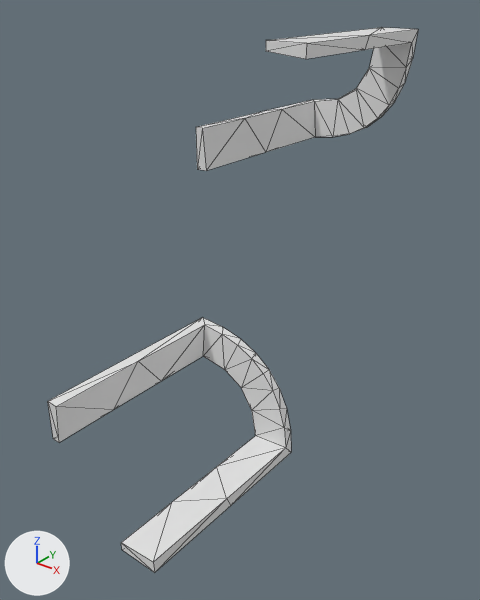
Two versions of the OBJ model data/bmc/SET_4W2C/t_235.obj, one commit apart.
Before and after are seen from a 50 mm camera at (0.57, -1.172, 0.616) aimed at (-0.304, -0.08, -0.061). Arrows for +X, +Y and +Z are at lower left; the lights stay in place. Mesh edges are drawn as thin lines. Where no turn or scale is listed for an object, it has been applied to the vertices.

In view in the first picture: 't_235'.
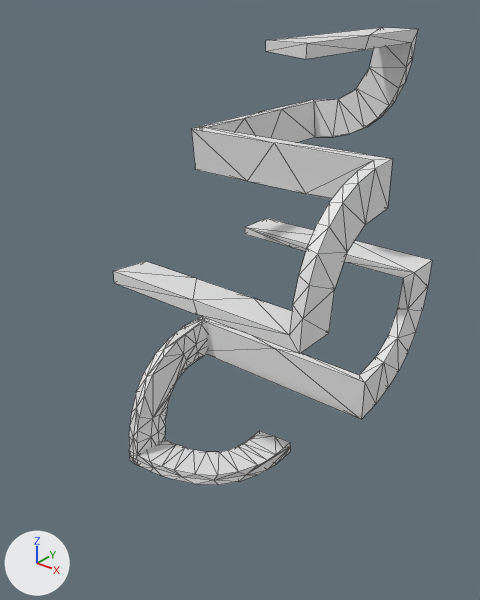
Boxes (x1, y1, x2, y2) around the edits, measured in the pictures (480 x 600 px):
't_235', reshaped (14% narrower, 16% shorter)
    before: (48, 28, 418, 573)
    after: (113, 28, 432, 485)
part 1 of me_t_235, rebuilt (34% narrower, 35% shorter)
    before: (48, 317, 291, 573)
    after: (129, 319, 290, 485)
part 2 of me_t_235, added
    after: (113, 127, 393, 354)
part 3 of me_t_235, added
    after: (198, 218, 432, 420)

The change, as a list of edits to the scene's bpy script:
```text
Change me_t_235:
    used by ob_t_235; location = (0.0, 0.0, 0.0)
    remove me_t_235.from_pydata(...)  # 88 vertices, 168 faces; spans x -0.5..-0.196, y -0.5..0.5, z -0.501..0.5
    add me_t_235.from_pydata(...)  # 277 vertices, 510 faces; spans x -0.5..0.0, y -0.287..0.5, z -0.5..0.5
    me_t_235 part 1: the loose piece of 44 vertices spanning x -0.496..-0.196, y -0.5..0.0, z -0.501..-0.201 is rebuilt with 145 vertices and now spans x -0.5..-0.199, y -0.287..0.0, z -0.5..-0.199
    me_t_235 part 2: a new loose piece of 44 vertices spanning x -0.5..0.0, y -0.286..0.014, z 0.0..0.3
    me_t_235 part 3: a new loose piece of 44 vertices spanning x -0.5..0.0, y -0.014..0.286, z -0.3..0.0
```
